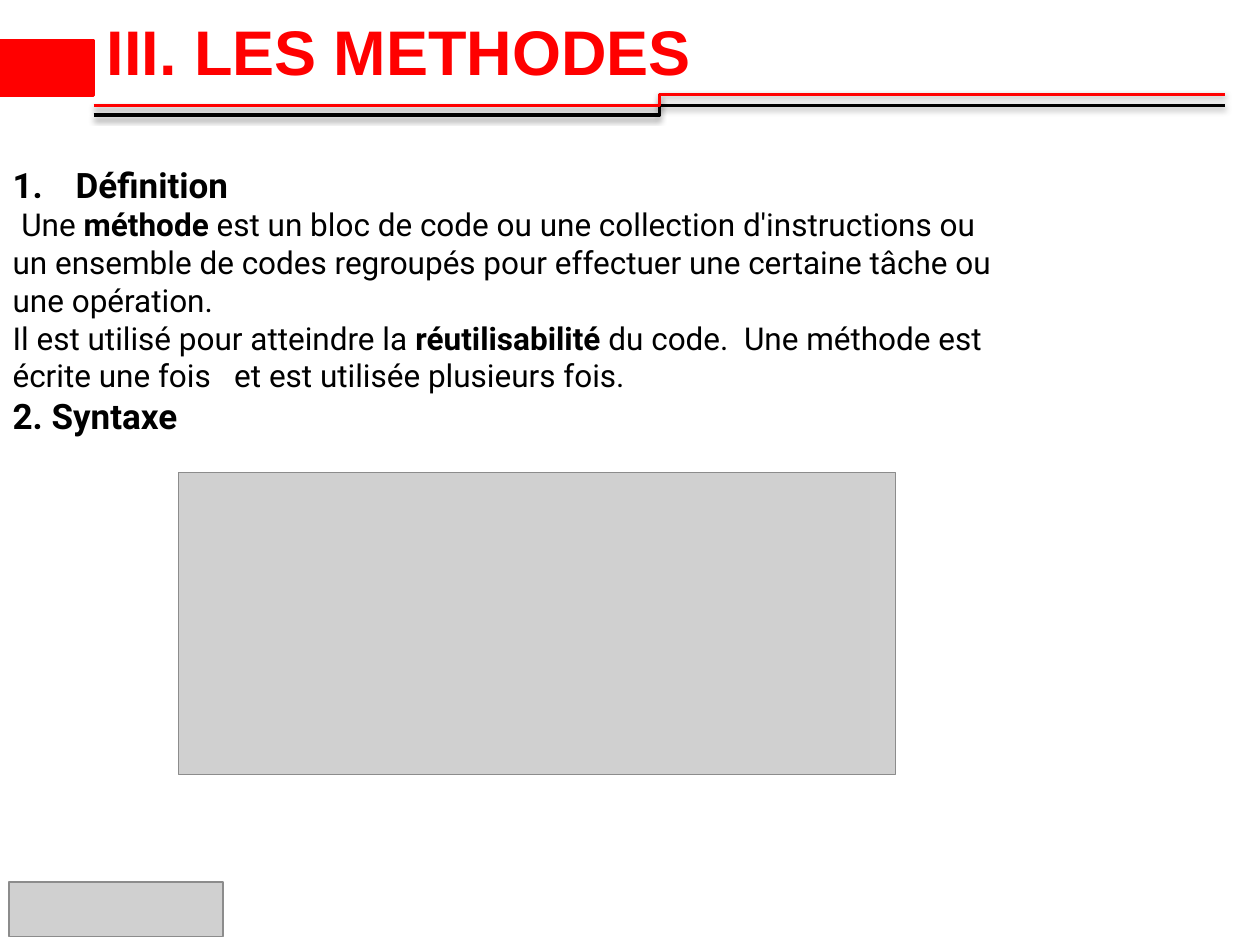
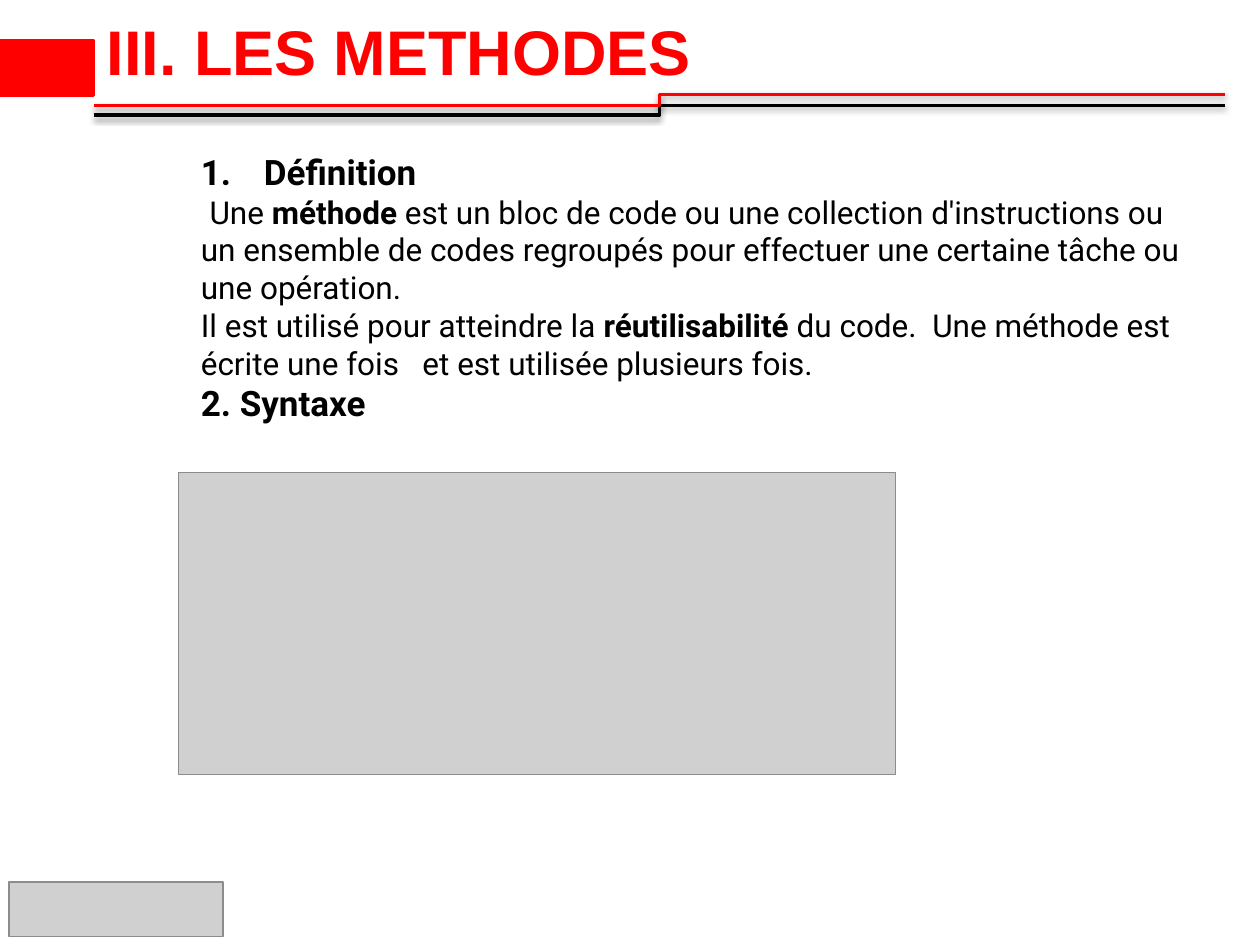
Before and after one commit to 2losky/Poo_Java, a slide deck: slide 19 of java-oop dernier 10.pptx. Drawn at 1260x945 pixels with LibreOffice and Linux fonts; fonts in the diff are those of the drawing; grey boxes stand for pictures; background and template pictures are left out. Boxes give left, top, right and bottom in pixels: in the first picture for what was removed or moved away, otherwise in the second. Text is boxed around its words. In the diff, an @@ line names an element or a change of style, - is before the commit and + after.

```diff
--- a/java-oop dernier 10.pptx
+++ b/java-oop dernier 10.pptx
@@ text "Définition": place and size @@
-text "Définition" at bbox=[13, 171, 990, 437]
+text "Définition" at bbox=[201, 158, 1179, 424]
```
Also in this commit, not shown: 9 other slides changed, 4 slides added.
